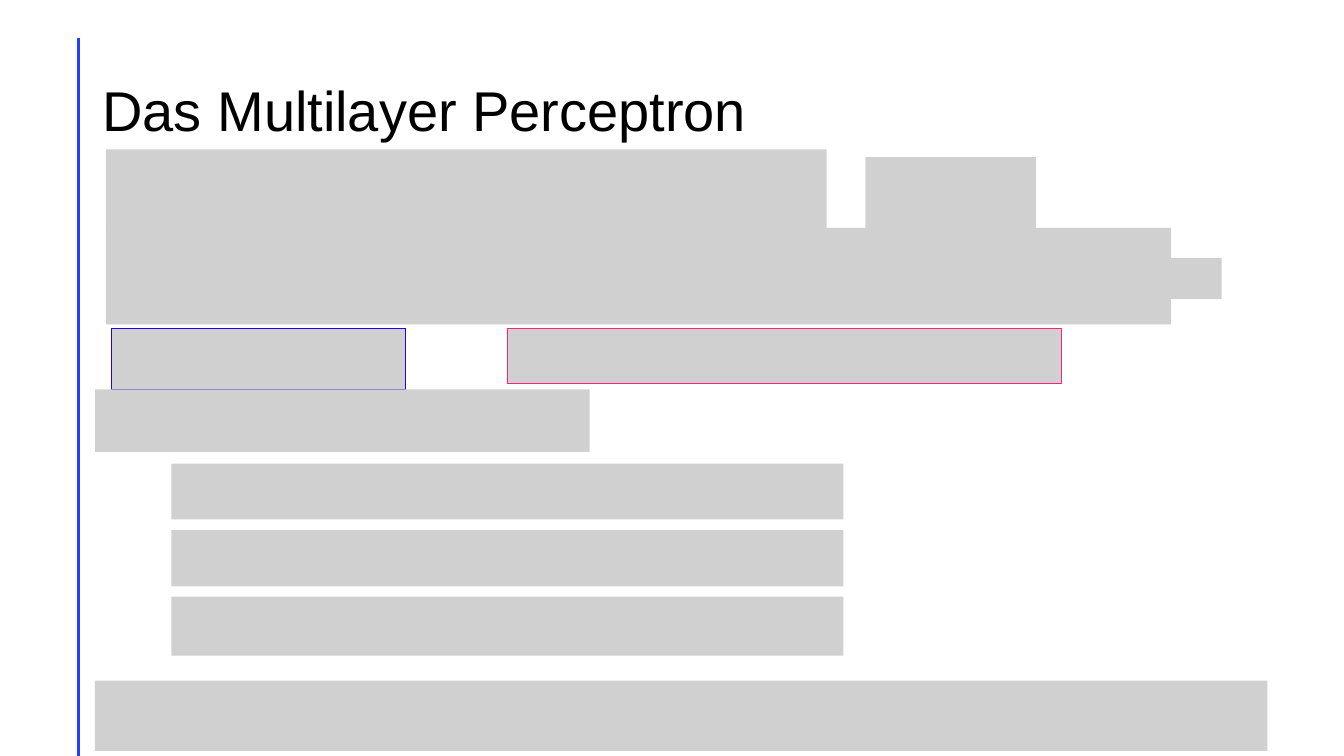
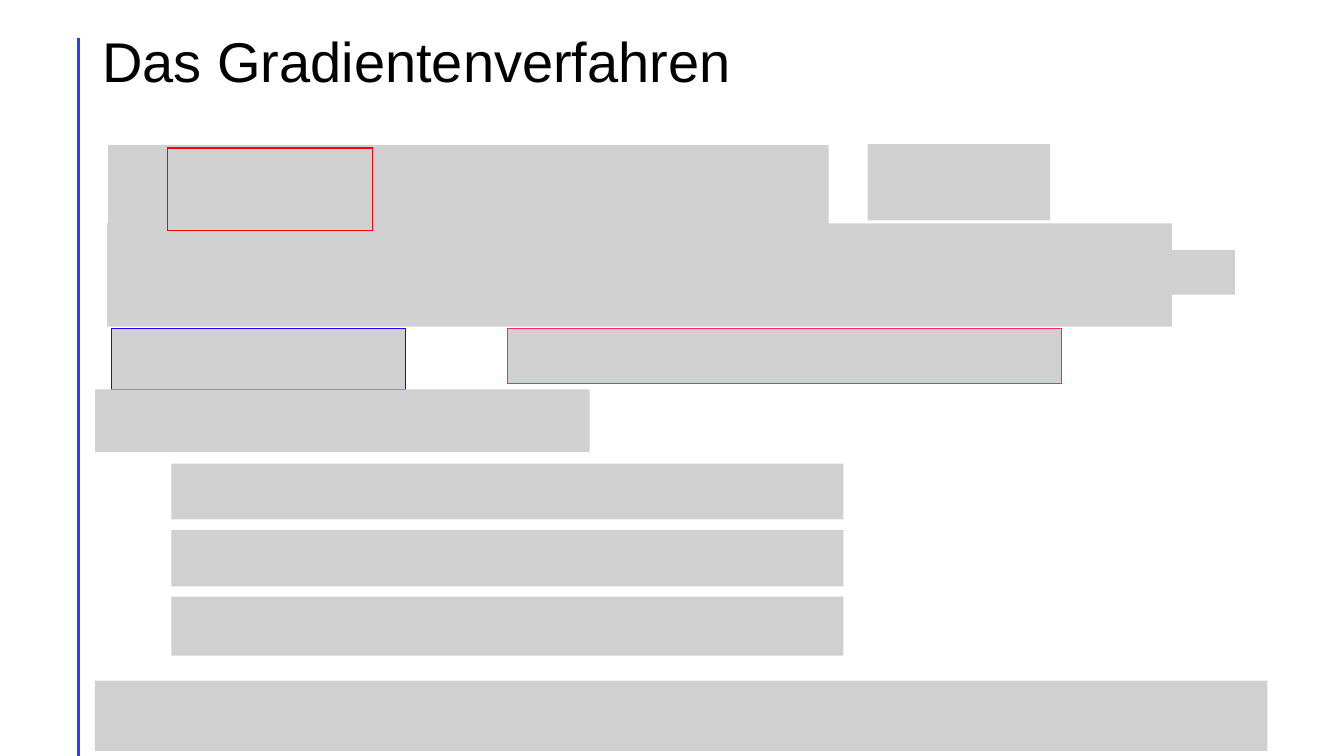
Before and after one commit to LeChummpy/PK, a slide deck: slide 16 of Präsi/präsi (3).pptx (slide 11 before the commit). Drawn at 1344x756 pixels with LibreOffice and Linux fonts; fonts in the diff are those of the drawing; grey boxes stand for pictures. Boxes give left, top, right and bottom in pixels: in the first picture for what was removed or moved away, otherwise in the second. Text is boxed around its words. In the diff, an @@ line names an element or a change of style, - is before the commit and + after.

```diff
--- a/Präsi/präsi (3).pptx
+++ b/Präsi/präsi (3).pptx
@@ title at bbox=[102, 41, 730, 83]: text changed @@
-Das Multilayer Perceptron
+Das Gradientenverfahren
@@ picture: place and size @@
-picture at bbox=[106, 149, 827, 230]
+picture at bbox=[108, 145, 829, 231]
@@ rectangle added at bbox=[167, 148, 372, 231], outline #FF0000 1 pt @@
@@ picture: place and size @@
-picture at bbox=[866, 157, 1036, 228]
+picture at bbox=[868, 144, 1051, 221]
@@ picture: place and size @@
-picture at bbox=[106, 228, 1171, 325]
+picture at bbox=[107, 224, 1172, 328]
@@ picture: place and size @@
-picture at bbox=[1061, 258, 1222, 299]
+picture at bbox=[1062, 250, 1235, 294]
```
Also in this commit, not shown: 17 other slides changed, 6 slides added, 1 slide removed, 2 other files.
